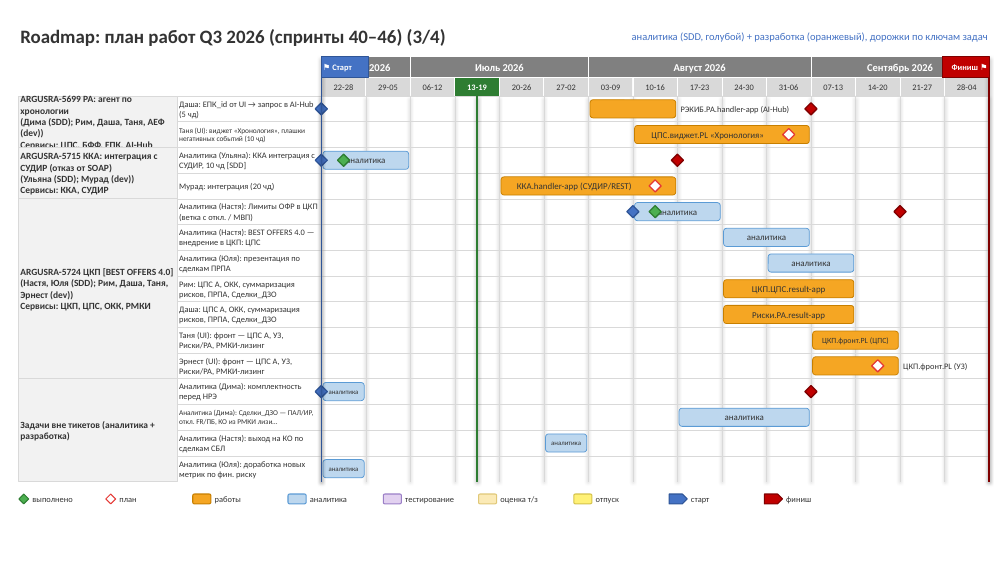
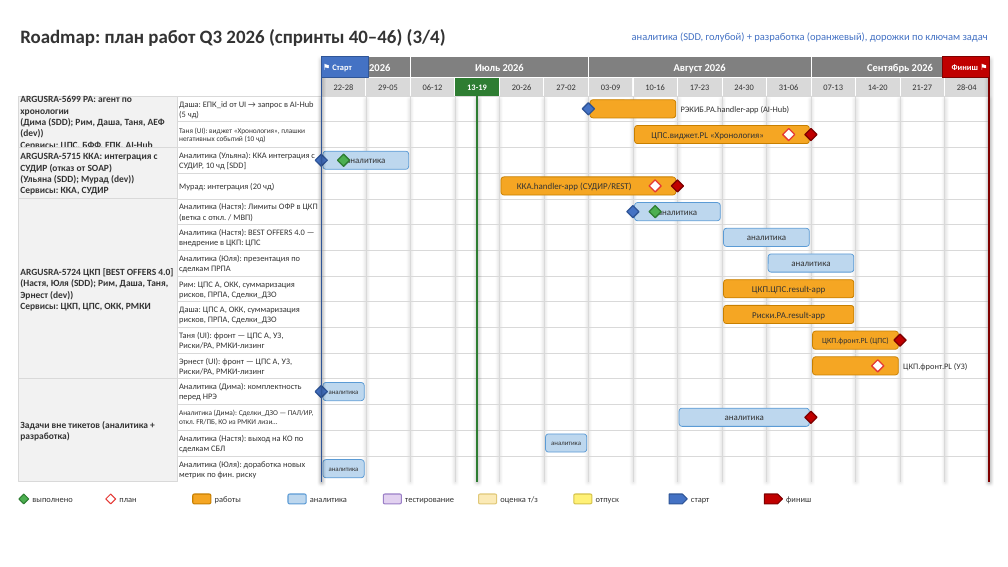
Before and after one commit to njreyesc/roadmap-builder, a slide deck: slide 3 of roadmap_2026Q3.pptx. Drawn at 1008x567 pixels with LibreOffice and Linux fonts; fonts in the diff are those of the drawing. Boxes give left, top, right and bottom in pixels: in the first picture for what was removed or moved away, otherwise in the second. Text is boxed around its words. In the diff, an @@ line names an element or a change of style, - is before the commit and + after.

```diff
--- a/roadmap_2026Q3.pptx
+++ b/roadmap_2026Q3.pptx
@@ diamond: place and size @@
-diamond at (315,103,327,115)
+diamond at (582,103,594,115)
@@ diamond: place and size @@
-diamond at (895,206,907,218)
+diamond at (895,334,907,346)
@@ 3 diamonds: place and size @@
-3 diamonds at (671,103,817,398)
+3 diamonds at (671,129,817,423)
```
Also in this commit, not shown: 3 other slides changed, 6 other files.
